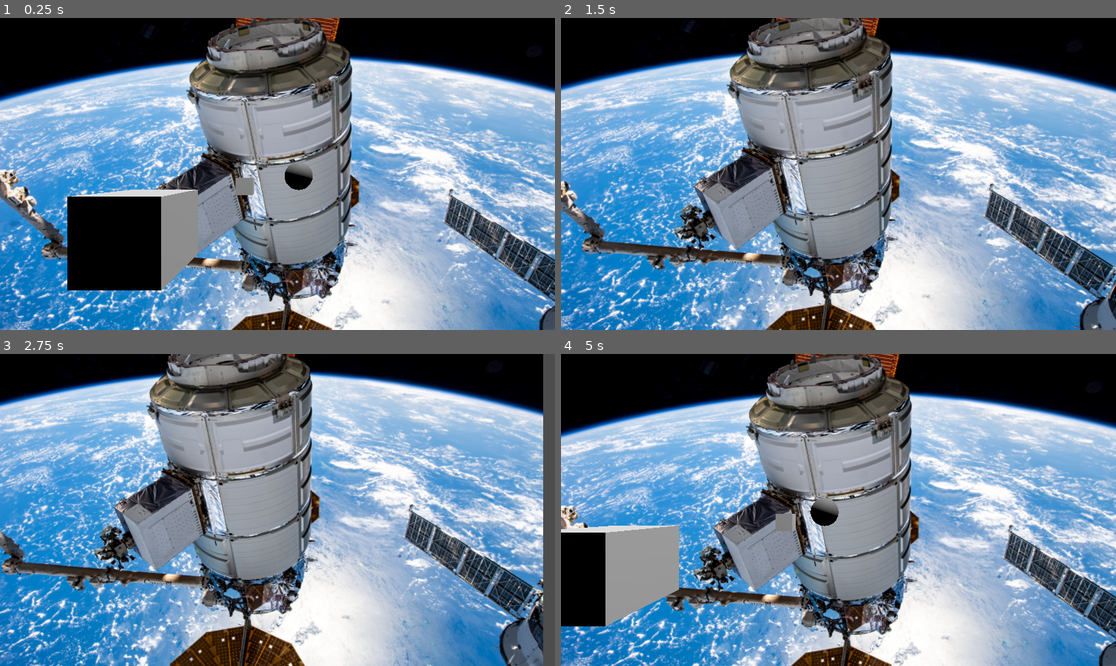
Above: before the commit, frames 1-4 (two rows, left to right).
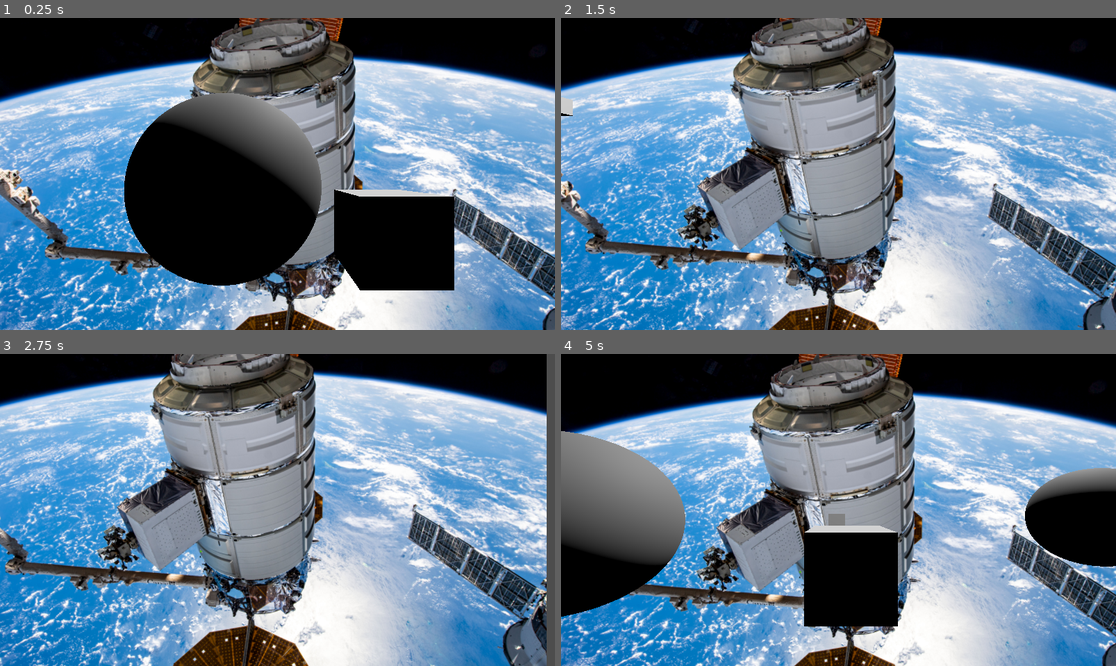
Above: after the commit, the same moments.

Repository: Merchant151/Godot_nodes
Game: Godot game, scene res://tstsrc.tscn
Same seed, same stepped clock (60 frames per second), same inputs: the game is played once before the commit and once after it.
Inputs:
- Up to frame 1 (0.25 s): no input
- Up to frame 2 (1.5 s): tap Enter at 0.5 s; hold Right (right) 0.53-1.28 s; hold Down (down) from 1.28 s (still down)
- Up to frame 3 (2.75 s): release Down (down) at 2.03 s; hold Right (right) from 2.03 s (still down)
- Up to frame 4 (5 s): release Right (right) at 2.78 s; hold Up (up) 2.78-3.53 s; hold Left (left) from 3.53 s (still down)

The runs differ from the first frame. In frame 1, 49% of the frame differs, in the area x 0-100%, y 0-100%; in frame 2, 33%; in frame 3, 34%; in frame 4, 43%.

Commit message:
working on testing geometry

Diff:
--- /dev/null
+++ b/nodes/scripts/draw_script_modified.gd
@@ -0,0 +1,66 @@
+extends MeshInstance3D
+
+var rings = 50
+var radial_segments = 50
+var radius = 1
+
+func _ready():
+	print('test debug')
+	# create an array for the ArrayMesh
+	var surface_array = []
+	# array is required to be this size:
+	surface_array.resize(Mesh.ARRAY_MAX)
+
+	# create array of each required data type
+	var verts = PackedVector3Array()
+	var uvs = PackedVector2Array()
+	var normals = PackedVector3Array()
+	var indices = PackedInt32Array()
+	#At this time we need to fill the data arrays with geometry.
+	#using the ring example from the docs at this time
+
+	# Vertex indices.
+	var thisrow = 0
+	var prevrow = 0
+	var point = 0
+
+	# Loop over rings.
+	for i in range(rings + 1):
+		var v = float(i) / rings
+		var w = sin(PI * v)
+		var y = cos(PI * v)
+
+		# Loop over segments in ring.
+		for j in range(radial_segments + 1):
+			var u = float(j) / radial_segments
+			var x = sin(u * PI * 2.0)
+			var z = cos(u * PI * 2.0)
+			var vert = Vector3(x * radius * w, y * radius, z * radius * w)
+			verts.append(vert)
+			normals.append(vert.normalized())
+			uvs.append(Vector2(u, v))
+			point += 1
+
+			# Create triangles in ring using indices.
+			if i > 0 and j > 0:
+				indices.append(prevrow + j - 1)
+				indices.append(prevrow + j)
+				indices.append(thisrow + j - 1)
+
+				indices.append(prevrow + j)
+				indices.append(thisrow + j)
+				indices.append(thisrow + j - 1)
+
+		prevrow = thisrow
+		thisrow = point
+
+
+	#This step is where data is added to the array
+	surface_array[Mesh.ARRAY_VERTEX] = verts
+	surface_array[Mesh.ARRAY_TEX_UV] = uvs
+	surface_array[Mesh.ARRAY_NORMAL] = normals
+	surface_array[Mesh.ARRAY_INDEX] = indices
+
+	# No blendshapes, lods, or compression used.
+	#PRIMItive_Triangels
+	mesh.add_surface_from_arrays(Mesh.PRIMITIVE_TRIANGLES, surface_array)
--- a/nodes/tstsrc.tscn
+++ b/nodes/tstsrc.tscn
@@ -1,17 +1,18 @@
-[gd_scene load_steps=7 format=3 uid="uid://ug5aogjdf6er"]
+[gd_scene load_steps=8 format=3 uid="uid://ug5aogjdf6er"]
 
 [ext_resource type="PackedScene" uid="uid://bwiymargn5ht0" path="res://ObjectNodes/test_import_object.glb" id="1_b6m7w"]
 [ext_resource type="Script" uid="uid://dt7s2u7mce75t" path="res://scripts/camera_controller.gd" id="1_eotw7"]
 [ext_resource type="PackedScene" uid="uid://u7bilxgnobei" path="res://objectTemplates/object_template.tscn" id="2_i7htb"]
-[ext_resource type="Script" uid="uid://o2yy5p8kl780" path="res://draw_test_script.gd" id="3_yiiul"]
+[ext_resource type="Script" uid="uid://o2yy5p8kl780" path="res://scripts/draw_test_script.gd" id="3_yiiul"]
 [ext_resource type="Texture2D" uid="uid://cbrwpb3qevhak" path="res://imgres/iss070e044474~orig.jpg" id="5_25pst"]
+[ext_resource type="Script" uid="uid://c3prtdg4fqg7n" path="res://scripts/draw_script_modified.gd" id="6_eda1f"]
 
 [sub_resource type="ArrayMesh" id="ArrayMesh_eotw7"]
 
 [node name="Node3D" type="Node3D"]
 
 [node name="Camera3D" type="Camera3D" parent="."]
-transform = Transform3D(1, 0, 0, 0, 1, 0, 0, 0, 1, -0.247205, 1.48434, 20.319)
+transform = Transform3D(1, 0, 0, 0, 1, 0, 0, 0, 1, -6.49333, 1.48434, 20.319)
 script = ExtResource("1_eotw7")
 
 [node name="ObjectTemplate" type="Node3D" parent="."]
@@ -29,7 +30,7 @@
 transform = Transform3D(1, 0, 0, 0, 1, 0, 0, 0, 1, -3.72769, 0, 14.9818)
 
 [node name="MeshInstance3D_drawTest1" type="MeshInstance3D" parent="."]
-transform = Transform3D(1, 0, 0, 0, 1, 0, 0, 0, 1, 1.26244, 1.34096, 5.74722)
+transform = Transform3D(1, 0, 0, 0, 1, 0, 0, 0, 1, 1.26244, 1.34096, 16.0674)
 mesh = SubResource("ArrayMesh_eotw7")
 script = ExtResource("3_yiiul")
 
@@ -45,3 +46,8 @@
 transform = Transform3D(1, 0, 0, 0, 1, 0, 0, 0, 1, 0, 0, -349.933)
 pixel_size = 0.2
 texture = ExtResource("5_25pst")
+
+[node name="MeshInstance3D_drawTest2" type="MeshInstance3D" parent="."]
+transform = Transform3D(0.998486, 0.0550025, 0, -0.0550025, 0.998486, 0, 0, 0, 1, -7.00851, 1.34096, 17.9791)
+mesh = SubResource("ArrayMesh_eotw7")
+script = ExtResource("6_eda1f")
Not shown, added: nodes/scripts/draw_script_modified.gd.uid
Renamed: nodes/draw_test_script.gd -> nodes/scripts/draw_test_script.gd
Renamed: nodes/draw_test_script.gd.uid -> nodes/scripts/draw_test_script.gd.uid
